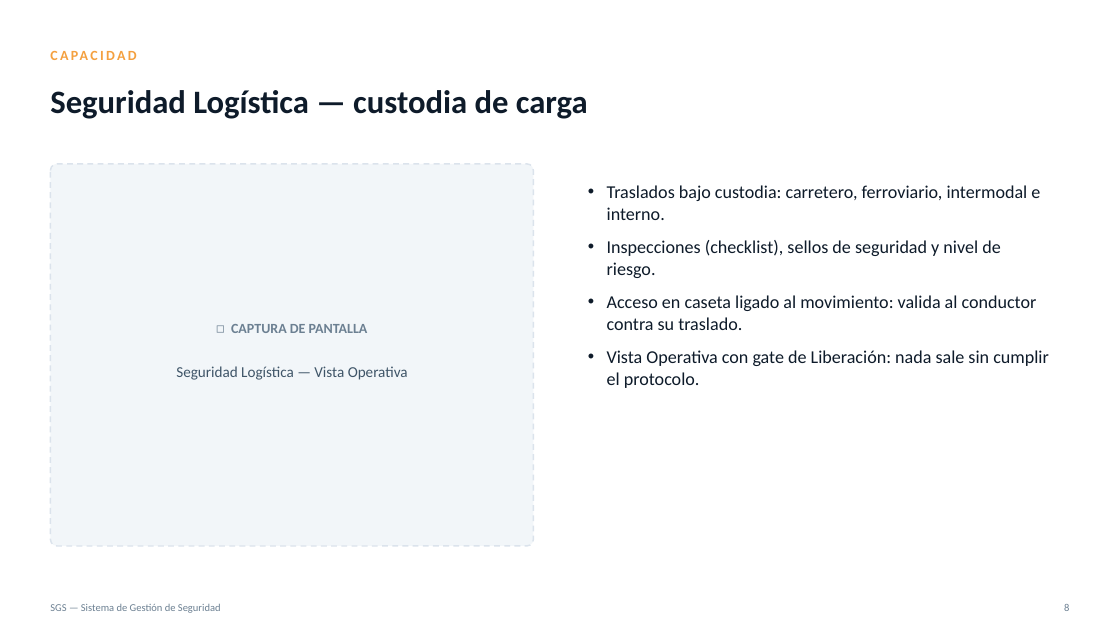
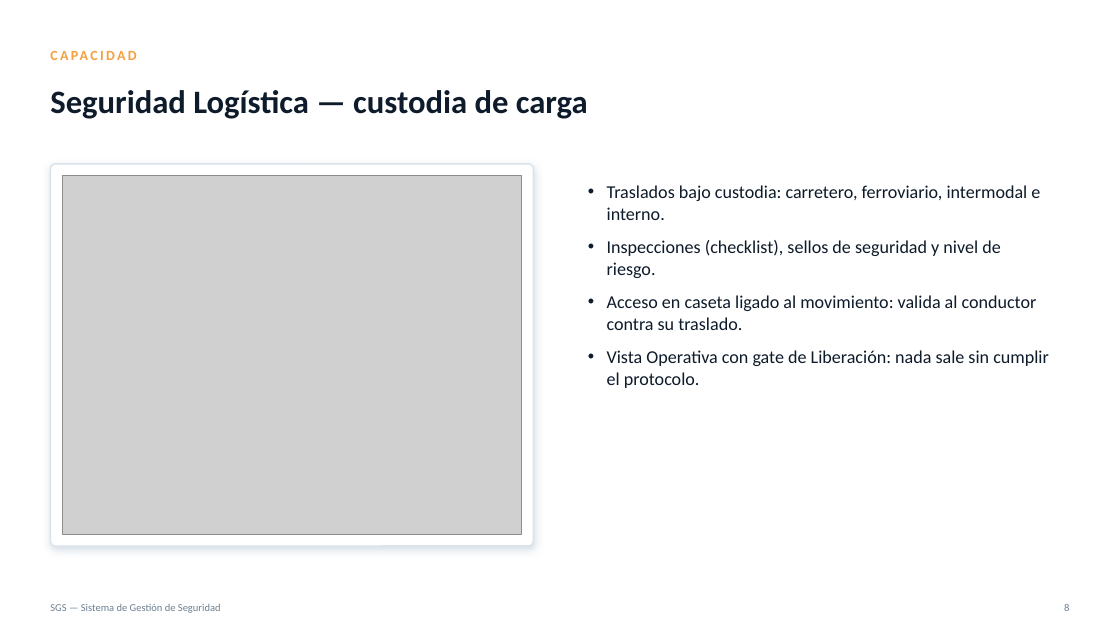
Before and after one commit to jorgeronc/SGS, a slide deck: slide 8 of docs/venta/SGS-Presentacion.pptx. Drawn at 1120x630 pixels with LibreOffice and Linux fonts; fonts in the diff are those of the drawing; grey boxes stand for pictures. Boxes give left, top, right and bottom in pixels: in the first picture for what was removed or moved away, otherwise in the second. Text is boxed around its words. In the diff, an @@ line names an element or a change of style, - is before the commit and + after.

```diff
--- a/docs/venta/SGS-Presentacion.pptx
+++ b/docs/venta/SGS-Presentacion.pptx
@@ rounded rectangle at (x1=50, y1=164, x2=534, y2=546): fill #F2F6F9 to #FFFFFF; outline #DBE3EC 1.25 pt dashed to #DBE3EC 1.25 pt; shadow on; proportions changed @@
@@ picture added at (x1=62, y1=176, x2=522, y2=534) @@
@@ text removed at (x1=231, y1=324, x2=368, y2=333) @@
-◻ CAPTURA DE PANTALLA
@@ text removed at (x1=176, y1=366, x2=408, y2=380) @@
-Seguridad Logística — Vista Operativa
```
Also in this commit, not shown: 4 other slides changed, 6 other files.
